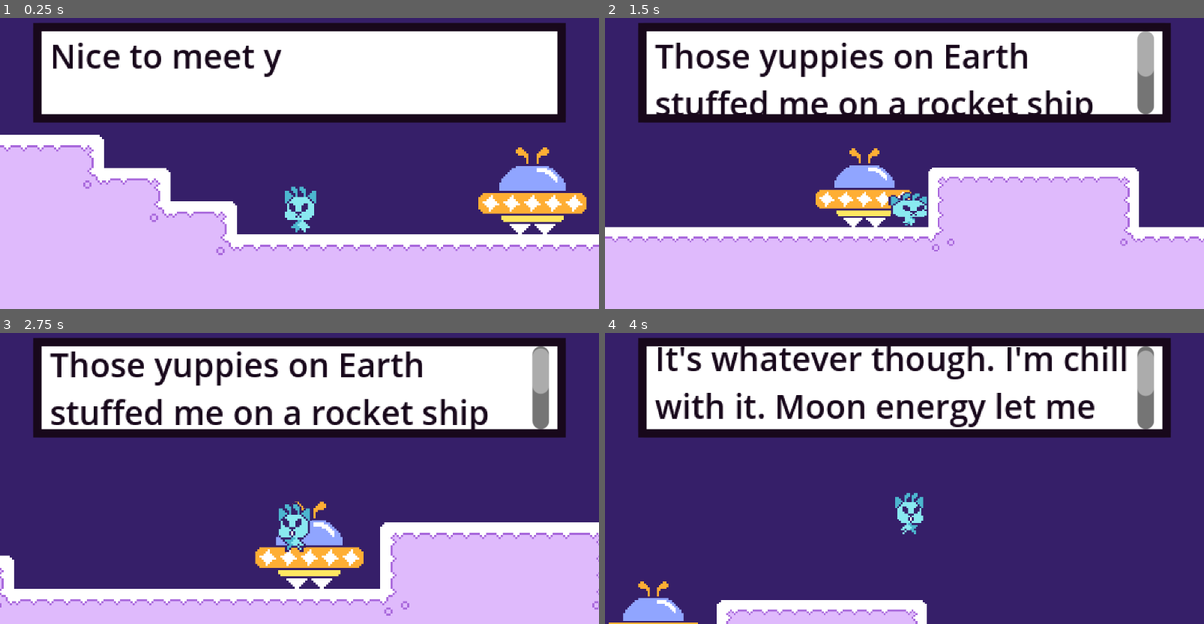
Above: before the commit, frames 1-4 (two rows, left to right).
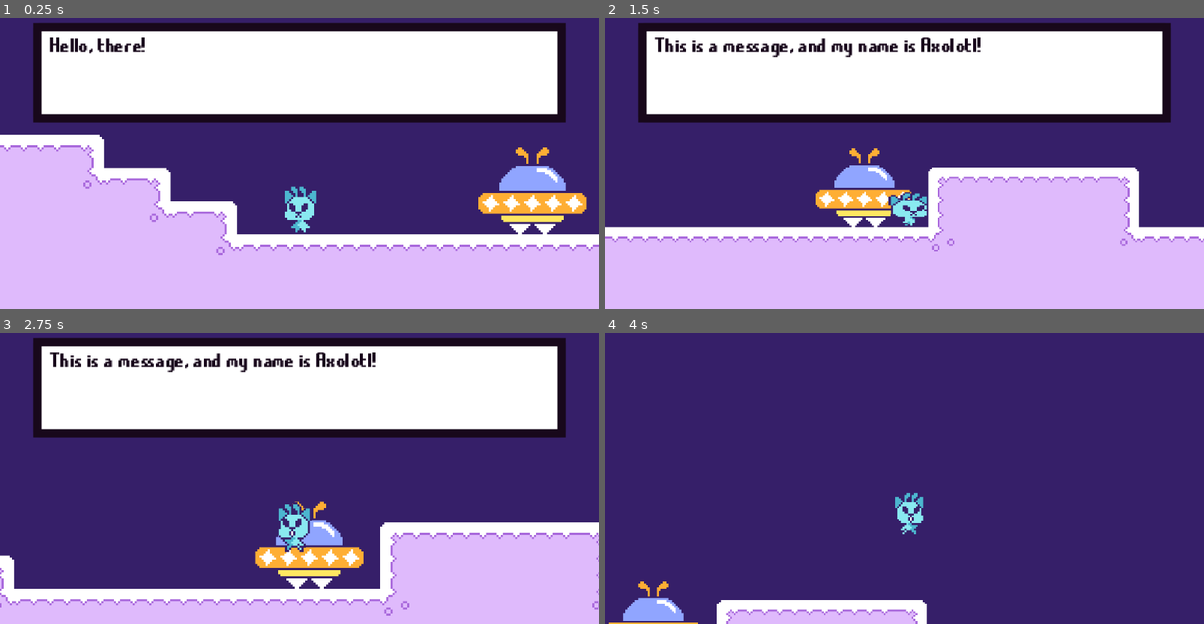
Above: after the commit, the same moments.

Repository: Zazorah/secret-santa-2025
Game: Godot game, scene res://World/Placeholder/TestRoom.tscn
Two runs of this game, one before a commit and one after it. Both use one fixed random seed, a clock stepped at 60 frames per second and the inputs below.
Inputs (mouse positions are in pixels of both pictures, inside the frame that each line leads up to):
- Up to frame 1 (0.25 s): no input
- Up to frame 2 (1.5 s): move the mouse to (1036, 146) at 0.52 s; hold Space (advance_text) 0.53-1.28 s; hold D (move_right) from 0.53 s (still down); tap W (jump) at 0.77 s; move the mouse to (784, 175) at 1.27 s; tap Mouse wheel up (zoom_in) at 1.35 s
- Up to frame 3 (2.75 s): tap W (jump) at 1.52 s; move the mouse to (359, 408) at 2.02 s; release D (move_right) at 2.03 s; hold A (move_left) from 2.03 s (still down); hold Mouse wheel down (zoom_out) from 2.03 s (still down)
- Up to frame 4 (4 s): move the mouse to (874, 533) at 2.77 s; release A (move_left) at 2.78 s; release Mouse wheel down (zoom_out) at 2.78 s; hold D (move_right) from 2.78 s (still down); tap Space (advance_text) at 2.85 s; tap W (jump) at 3.02, 3.77 s; move the mouse to (1084, 519) at 3.52 s; hold Mouse wheel up (zoom_in) from 3.53 s (still down)

The runs differ from the first frame. In frame 1, 1.6% of the frame differs, in the area x 8-48%, y 6-21%; in frame 2, 6.3%; in frame 3, 6.1%; in frame 4, 31%, in the area x 5-95%, y 1-36%.

Commit message:
Defined a Theme for Textboxes

Diff:
--- /dev/null
+++ b/Assets/Fonts/ChevyRay - Crates - Variation.tres
@@ -0,0 +1,6 @@
+[gd_resource type="FontVariation" load_steps=2 format=3 uid="uid://ccrcnjq5b8cwl"]
+
+[ext_resource type="FontFile" uid="uid://dmjpy7lud1m80" path="res://Assets/Fonts/ChevyRay - Crates.ttf" id="1_540st"]
+
+[resource]
+base_font = ExtResource("1_540st")
--- /dev/null
+++ b/Utility/Dialog/Assets/Themes/TextboxTheme.tres
@@ -0,0 +1,7 @@
+[gd_resource type="Theme" load_steps=2 format=3 uid="uid://s4w2liv7d0lg"]
+
+[ext_resource type="FontFile" uid="uid://bfuplq32dveng" path="res://Assets/Fonts/ChevyRay - Picory.ttf" id="1_xwoec"]
+
+[resource]
+RichTextLabel/font_sizes/normal_font_size = 12
+RichTextLabel/fonts/normal_font = ExtResource("1_xwoec")
--- a/Utility/Dialog/UI/DialogTextbox.tscn
+++ b/Utility/Dialog/UI/DialogTextbox.tscn
@@ -1,6 +1,7 @@
-[gd_scene load_steps=2 format=3 uid="uid://ce8e35br1k06"]
+[gd_scene load_steps=3 format=3 uid="uid://ce8e35br1k06"]
 
 [ext_resource type="Script" uid="uid://bjv2bprtv6gmt" path="res://Utility/Dialog/UI/DialogTextbox.gd" id="1_7scxk"]
+[ext_resource type="Theme" uid="uid://s4w2liv7d0lg" path="res://Utility/Dialog/Assets/Themes/TextboxTheme.tres" id="2_2yew5"]
 
 [node name="DialogTextbox" type="Control"]
 layout_mode = 3
@@ -44,7 +45,7 @@
 
 [node name="TextContainer" type="PanelContainer" parent="VBoxContainer/OuterContainer/InnerContainer"]
 self_modulate = Color(1, 1, 1, 0)
-custom_minimum_size = Vector2(240, 40)
+custom_minimum_size = Vector2(240, 36)
 layout_mode = 2
 size_flags_horizontal = 4
 size_flags_vertical = 4
@@ -52,5 +53,7 @@
 [node name="RichTextLabel" type="RichTextLabel" parent="VBoxContainer/OuterContainer/InnerContainer/TextContainer"]
 unique_name_in_owner = true
 layout_mode = 2
+theme = ExtResource("2_2yew5")
 theme_override_colors/default_color = Color(0.09411765, 0.03137255, 0.105882354, 1)
 text = "Hello, World!"
+scroll_active = false
--- a/Utility/GameManager.gd
+++ b/Utility/GameManager.gd
@@ -6,12 +6,4 @@
 var camera: Camera
 
 func _ready() -> void:
-	var player = DialogManager.play_dialog("frog_test")
-	await player.finished
-
-	print("First scene finished!")
-
-	var new_player = DialogManager.play_dialog("frog_test")
-	await new_player.finished
-
-	print("Second scene finished!")
+	var player = DialogManager.play_dialog("axolotl_test")
Not shown, added: Assets/Fonts/ChevyRay - Crates.ttf.import
Binary file added: Assets/Fonts/ChevyRay - Picory.ttf
Not shown, added: Assets/Fonts/ChevyRay - Picory.ttf.import
